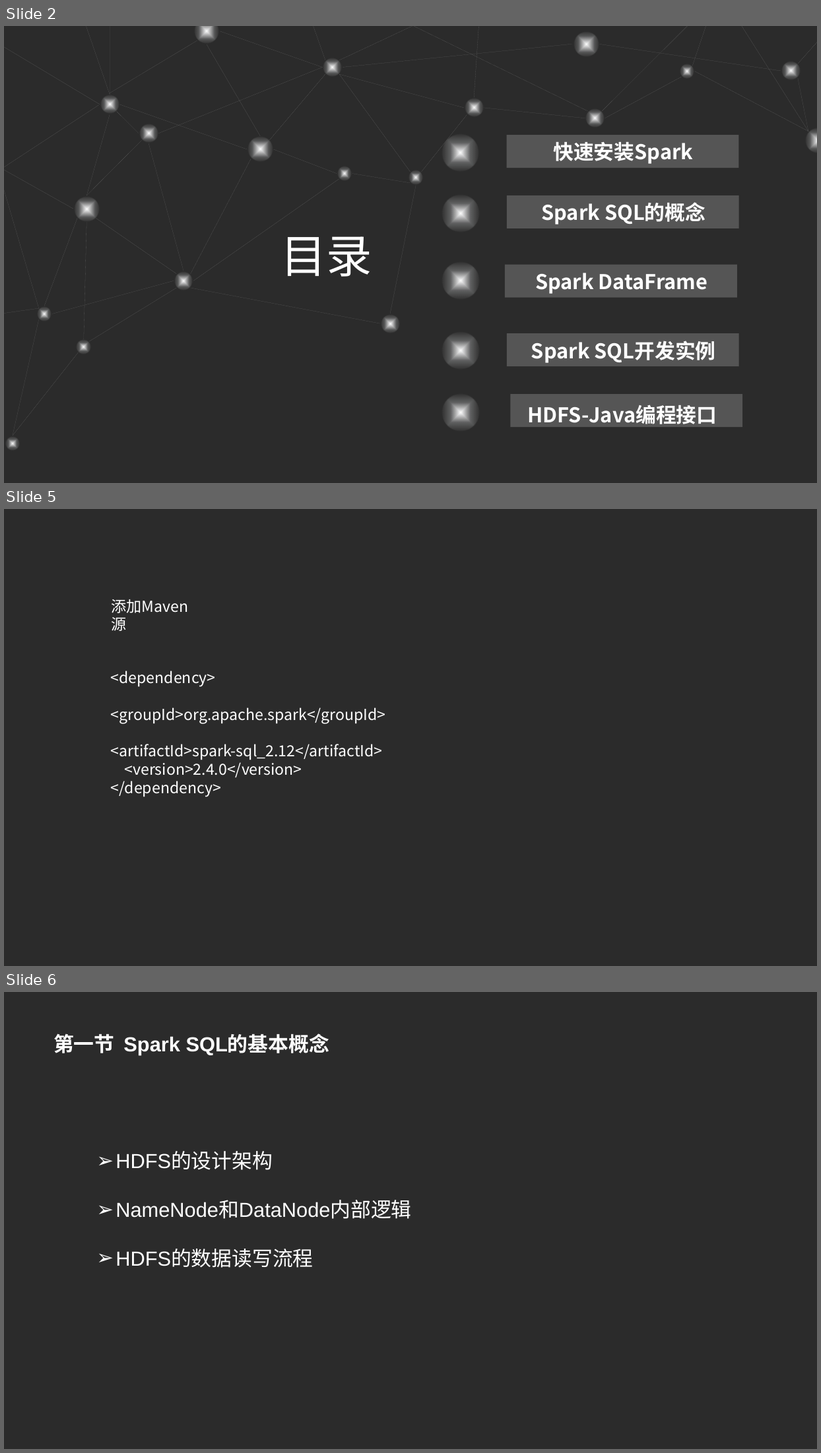
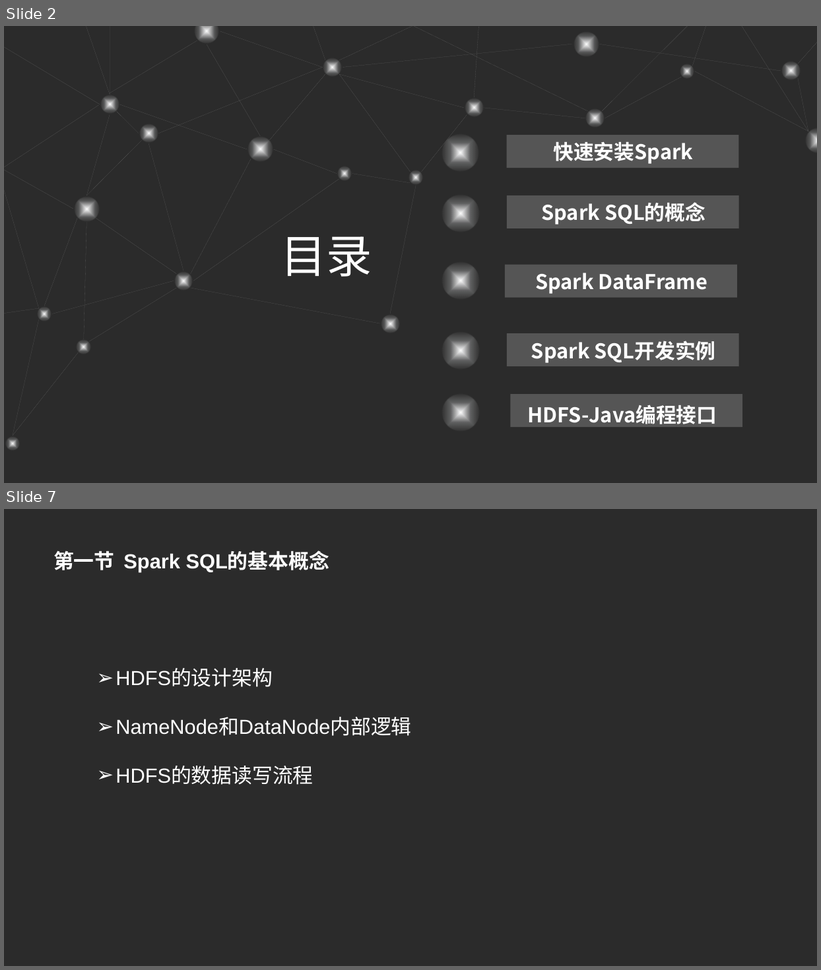
Before and after one commit to refuil/hadoopAction, a slide deck: 第五章 MapReduce高级程序设计.pptx. Shown one above the other, each under a label of ours: slides 2, 5 and 6 before the commit, slides 2 and 7 after it; the slides between them are not shown. The pictures are 821x1453 and 821x970 pixels, drawn with LibreOffice and Linux fonts; fonts in the diff are those of the drawing; background and template pictures are left out; a plain dark background stands for a picture behind light text. Boxes give left, top, right and bottom in pixels: in the first picture for what was removed or moved away, otherwise in the second. Text is boxed around its words. In the diff, an @@ line names an element or a change of style, - is before the commit and + after.

```diff
--- a/第五章 MapReduce高级程序设计.pptx
+++ b/第五章 MapReduce高级程序设计.pptx
@@ slide 5 removed at box(4, 509, 817, 966), background picture (left out) @@
@@ text removed at box(112, 599, 189, 613) @@
-添加Maven源
@@ text removed at box(111, 671, 386, 778) @@
-<dependency>
-<groupId>org.apache.spark</groupId>
-<artifactId>spark-sql_2.12</artifactId>
-<version>2.4.0</version>
-</dependency>
@@ what was slide 6 is now slide 7 @@
```
Also in this commit, not shown: 4 slides added, 2 other slides removed, 12 other files.
